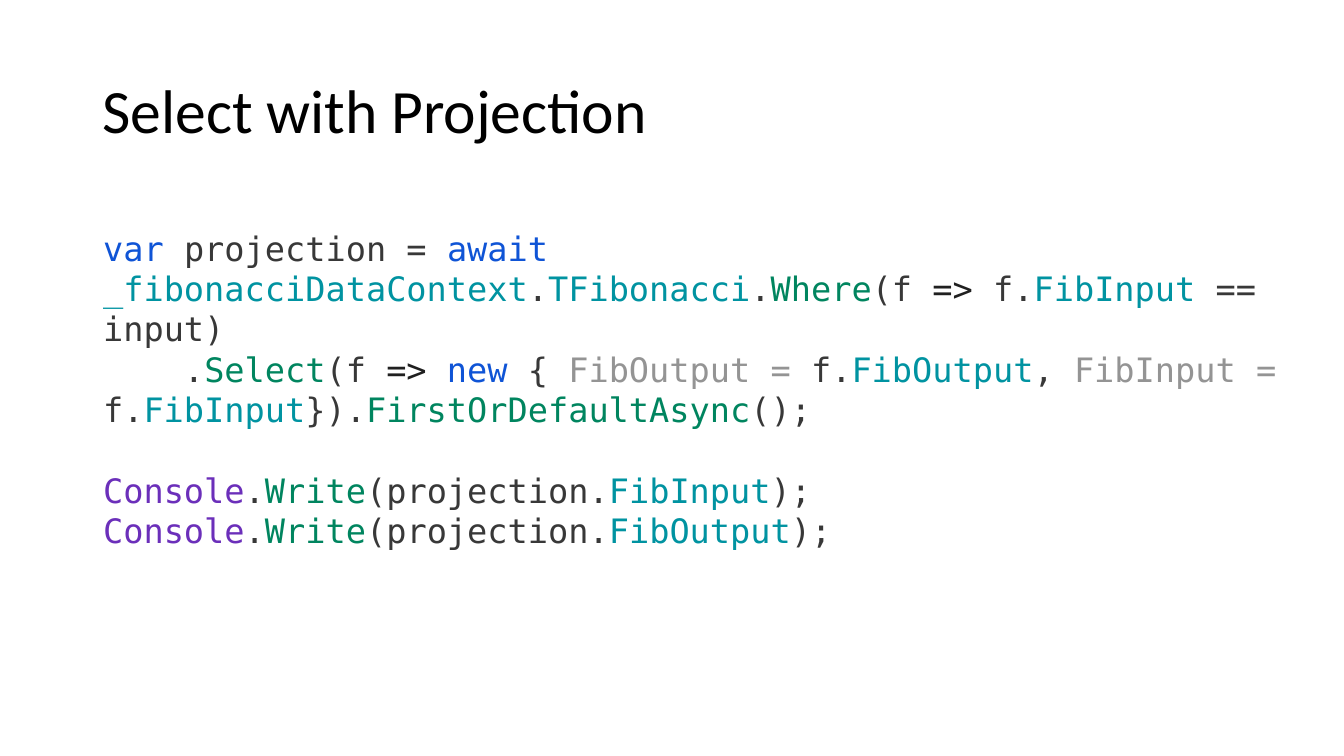
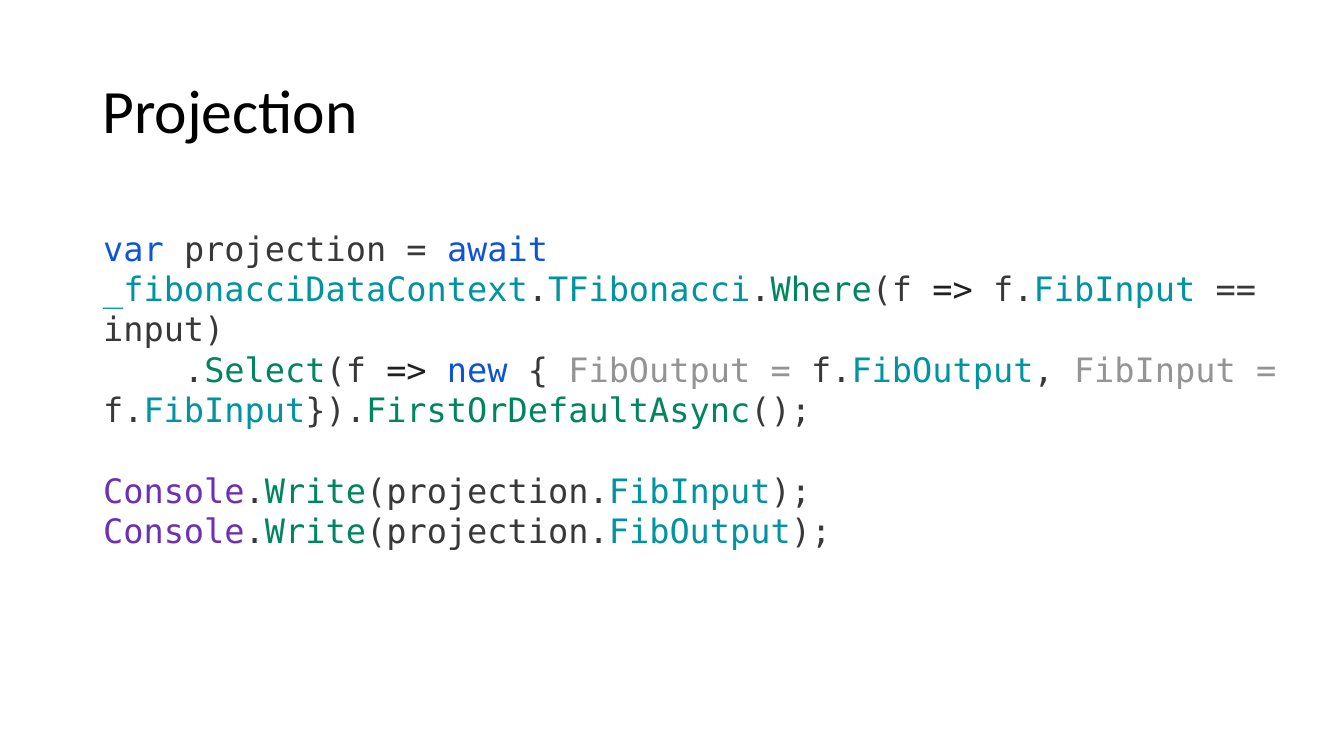
Before and after one commit to guillaume-chervet/course.dotnet, a slide deck: slide 134 of documentations/dotnet.pptx (slide 133 before the commit). Drawn at 1344x756 pixels with LibreOffice and Linux fonts; fonts in the diff are those of the drawing. Boxes give left, top, right and bottom in pixels: in the first picture for what was removed or moved away, otherwise in the second. Text is boxed around its words. In the diff, an @@ line names an element or a change of style, - is before the commit and + after.

```diff
--- a/documentations/dotnet.pptx
+++ b/documentations/dotnet.pptx
@@ title at <box>102,90,357,144</box>: text changed @@
-Select with Projection
+Projection
```
Also in this commit, not shown: 7 other slides changed, 11 slides added.
